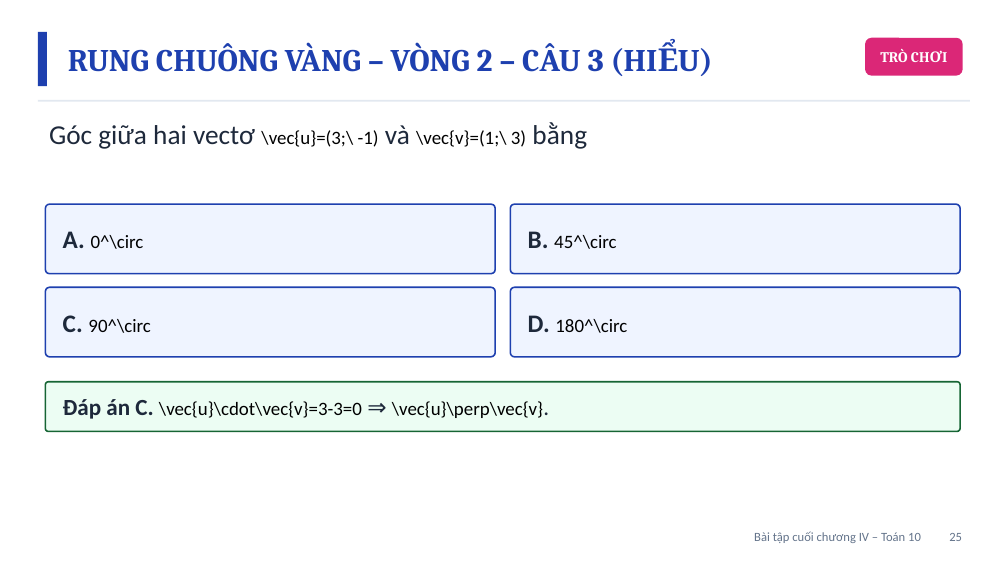
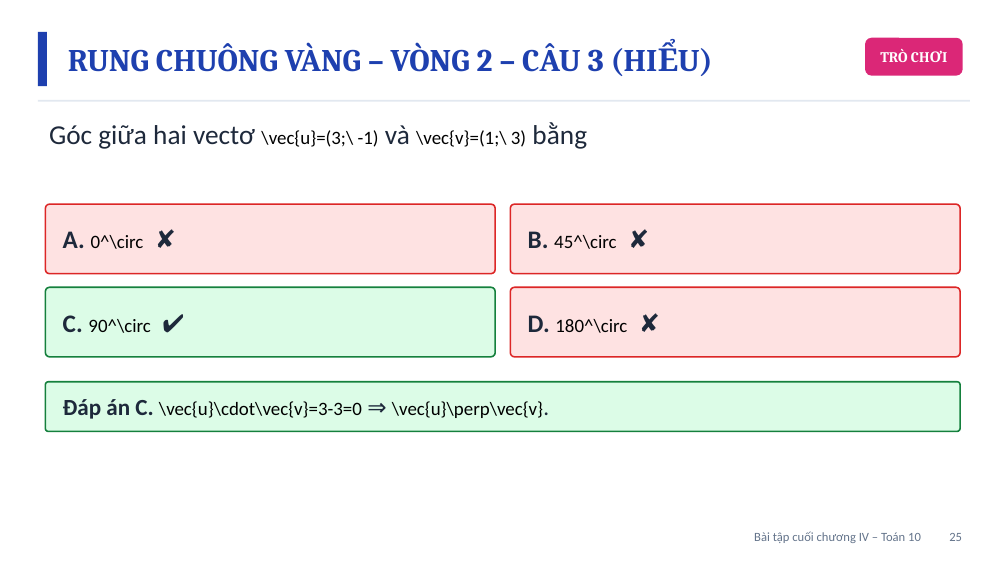
Before and after one commit to Trangtu66/Taode_thi_online, a slide deck: slide 25 of mon/toan/slide/lop10/BaiGiangDienTu_TOAN10_BaiTapCuoiChuong4_T38.pptx. Drawn at 1008x567 pixels with LibreOffice and Linux fonts; fonts in the diff are those of the drawing. Boxes give left, top, right and bottom in pixels: in the first picture for what was removed or moved away, otherwise in the second. Text is boxed around its words. In the diff, an @@ line names an element or a change of style, - is before the commit and + after.

```diff
--- a/mon/toan/slide/lop10/BaiGiangDienTu_TOAN10_BaiTapCuoiChuong4_T38.pptx
+++ b/mon/toan/slide/lop10/BaiGiangDienTu_TOAN10_BaiTapCuoiChuong4_T38.pptx
@@ rounded rectangle: place and size @@
-rounded rectangle at <box>510,287,960,357</box>
+rounded rectangle at <box>510,204,960,274</box>
@@ text at <box>63,231,144,249</box>: text changed @@
-A. 0^\circ
+A. 0^\circ ✘
@@ text at <box>528,231,616,249</box>: text changed @@
-B. 45^\circ
+B. 45^\circ ✘
@@ rounded rectangle at <box>45,287,495,357</box>: fill #EFF4FF to #DCFCE7; outline #1E40AF 1.5 pt to #15803D 1.5 pt @@
@@ fill #EFF4FF to #FEE2E2; outline #1E40AF 1.5 pt to #DC2626 1.5 pt in 3 elements at <box>510,204,960,274</box>, <box>45,204,495,274</box>, <box>510,287,960,357</box> @@
@@ rounded rectangle: place and size @@
-rounded rectangle at <box>510,204,960,274</box>
+rounded rectangle at <box>510,287,960,357</box>
@@ text at <box>63,315,150,333</box>: text changed @@
-C. 90^\circ
+C. 90^\circ ✔
@@ text at <box>528,315,627,333</box>: text changed @@
-D. 180^\circ
+D. 180^\circ ✘
@@ rounded rectangle at <box>45,382,960,432</box>: fill #ECFDF3 to #DCFCE7; outline #166534 1.5 pt to #15803D 1.5 pt @@
```
Also in this commit, not shown: 13 other slides changed, 37 other files.
